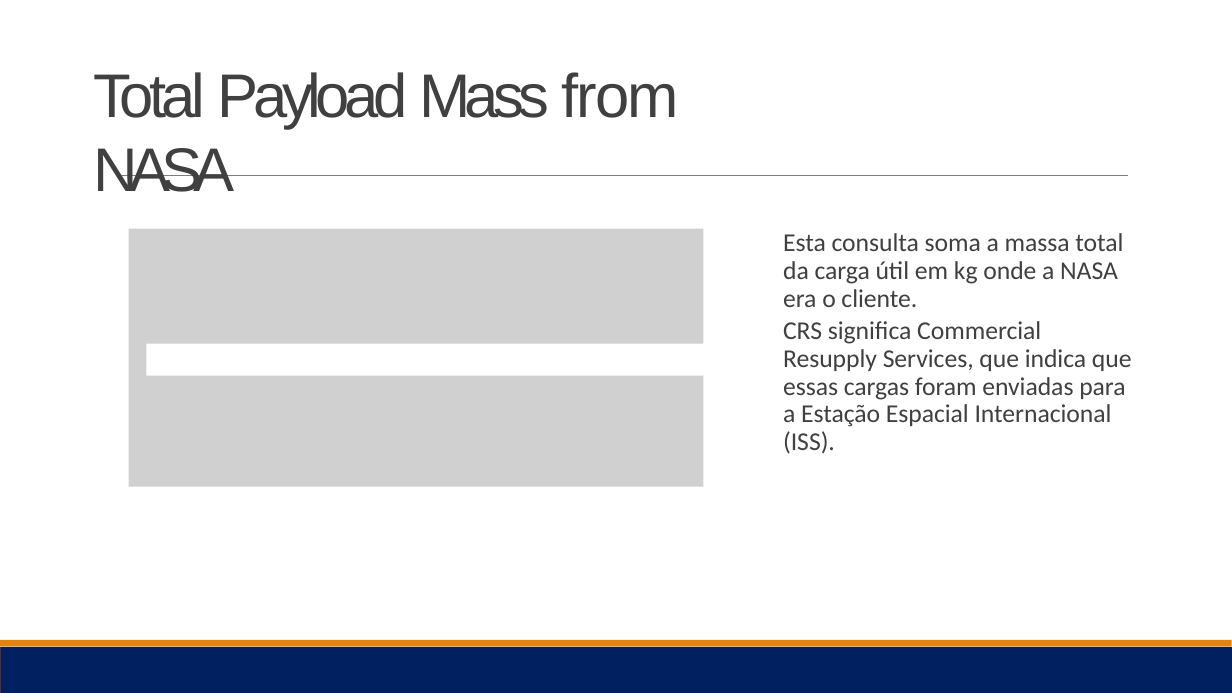
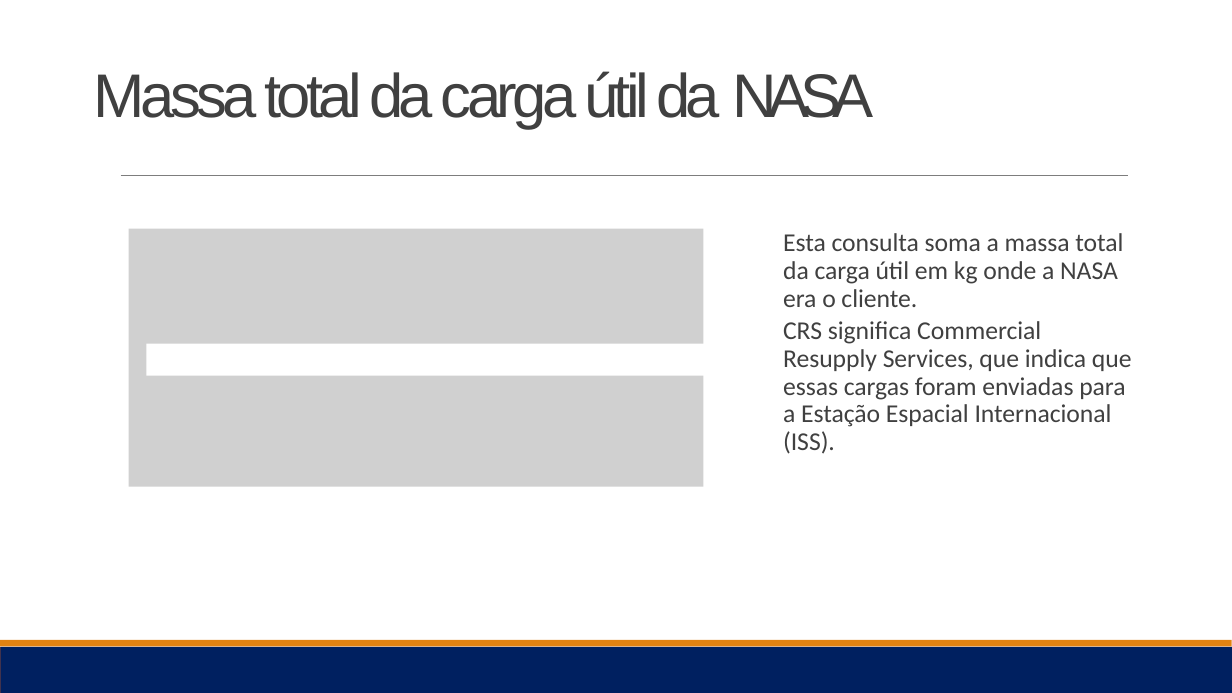
Before and after one commit to yraion/IBM-Data-Science, a slide deck: slide 27 of Data Science Journey -IBM -Robson Cruz.pptx. Drawn at 1232x693 pixels with LibreOffice and Linux fonts; fonts in the diff are those of the drawing; grey boxes stand for pictures. Boxes give left, top, right and bottom in pixels: in the first picture for what was removed or moved away, otherwise in the second. Text is boxed around its words. In the diff, an @@ line names an element or a change of style, - is before the commit and + after.

```diff
--- a/Data Science Journey -IBM -Robson Cruz.pptx
+++ b/Data Science Journey -IBM -Robson Cruz.pptx
@@ title at bbox=[94, 71, 874, 129]: text changed @@
-Total Payload Mass from NASA
+Massa total da carga útil da NASA
```
Also in this commit, not shown: 13 other slides changed, 1 other file.
